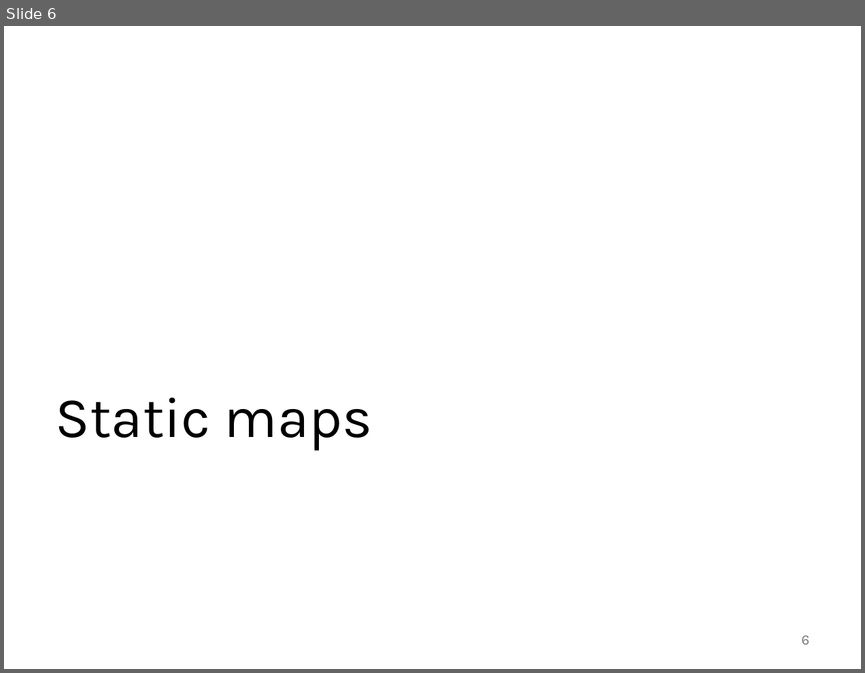
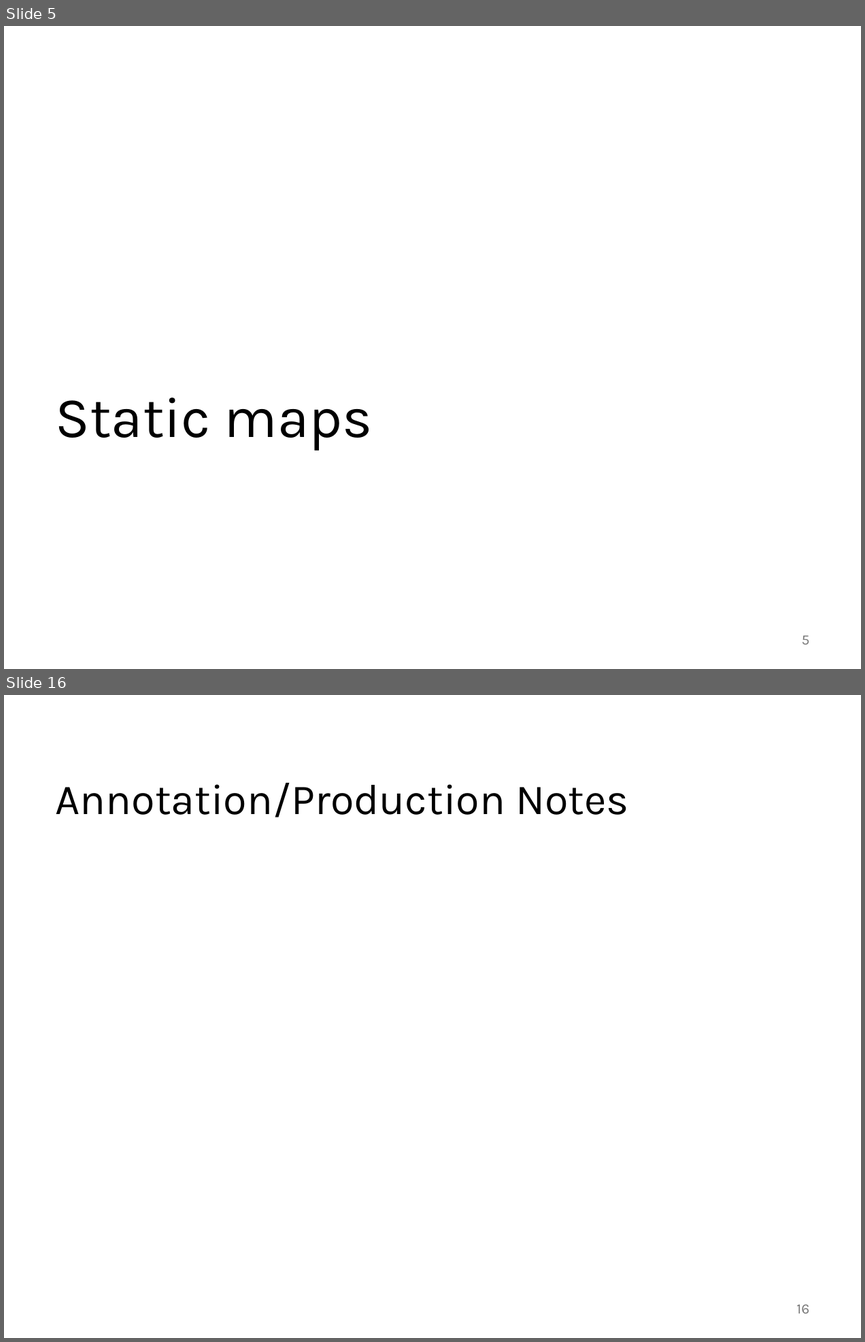
Before and after one commit to abuabara/abuabara.github.io, a slide deck: DAEN489S26/week11_slides.pptx. Shown one above the other, each under a label of ours: slide 6 before the commit, slides 5 and 16 after it; the slides between them are not shown. The pictures are 865x673 and 865x1342 pixels, drawn with LibreOffice and Linux fonts; fonts in the diff are those of the drawing. Boxes give left, top, right and bottom in pixels: in the first picture for what was removed or moved away, otherwise in the second. Text is boxed around its words. In the diff, an @@ line names an element or a change of style, - is before the commit and + after.

```diff
--- a/DAEN489S26/week11_slides.pptx
+++ b/DAEN489S26/week11_slides.pptx
@@ slide 16 added at [4,695,861,1338], background #FFFFFF @@
@@ title added at [56,783,629,817], 36 pt, text #000000 @@
+Annotation/Production Notes
@@ page number added at [796,1304,809,1313], 12 pt, text #797979 @@
+16
@@ what was slide 6 is now slide 5 @@
@@ page number at [802,635,810,644]: text changed @@
-6
+5
```
Also in this commit, not shown: 4 slides changed, 15 other slides added, 2 slides removed, 2 other files.
